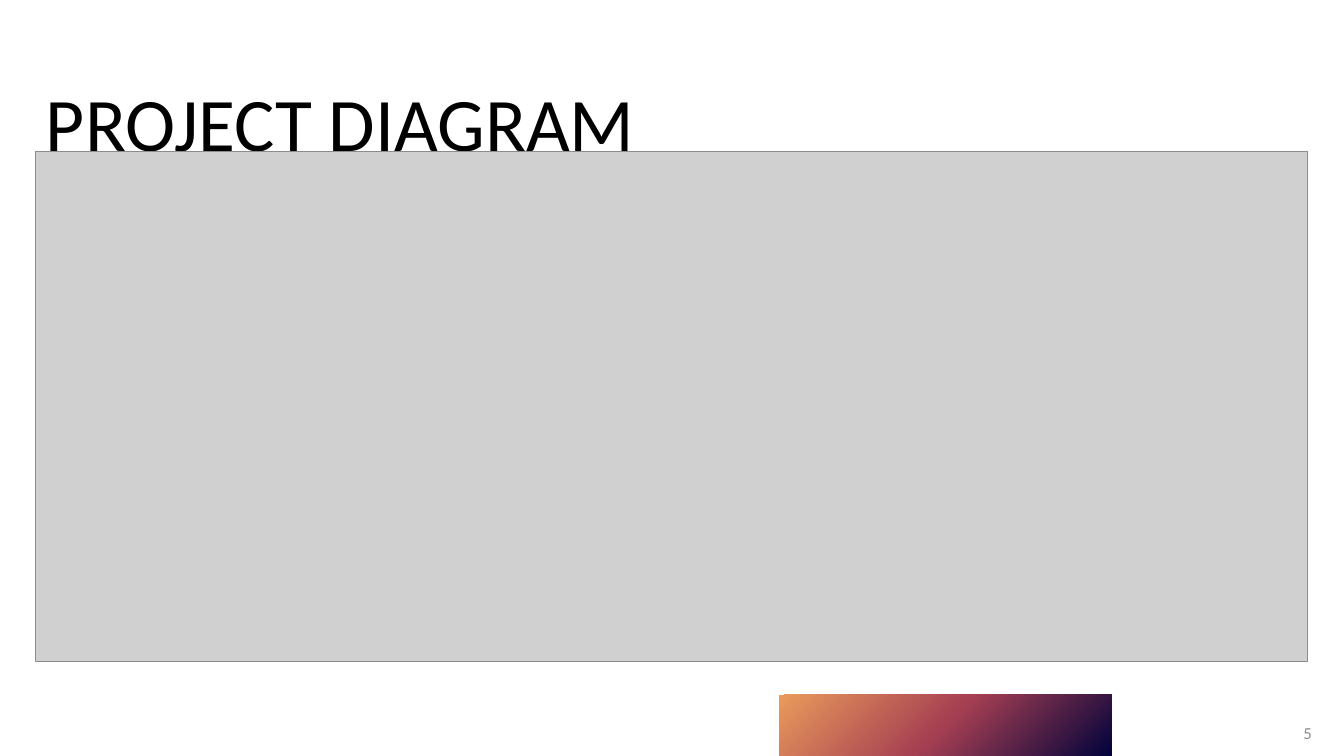
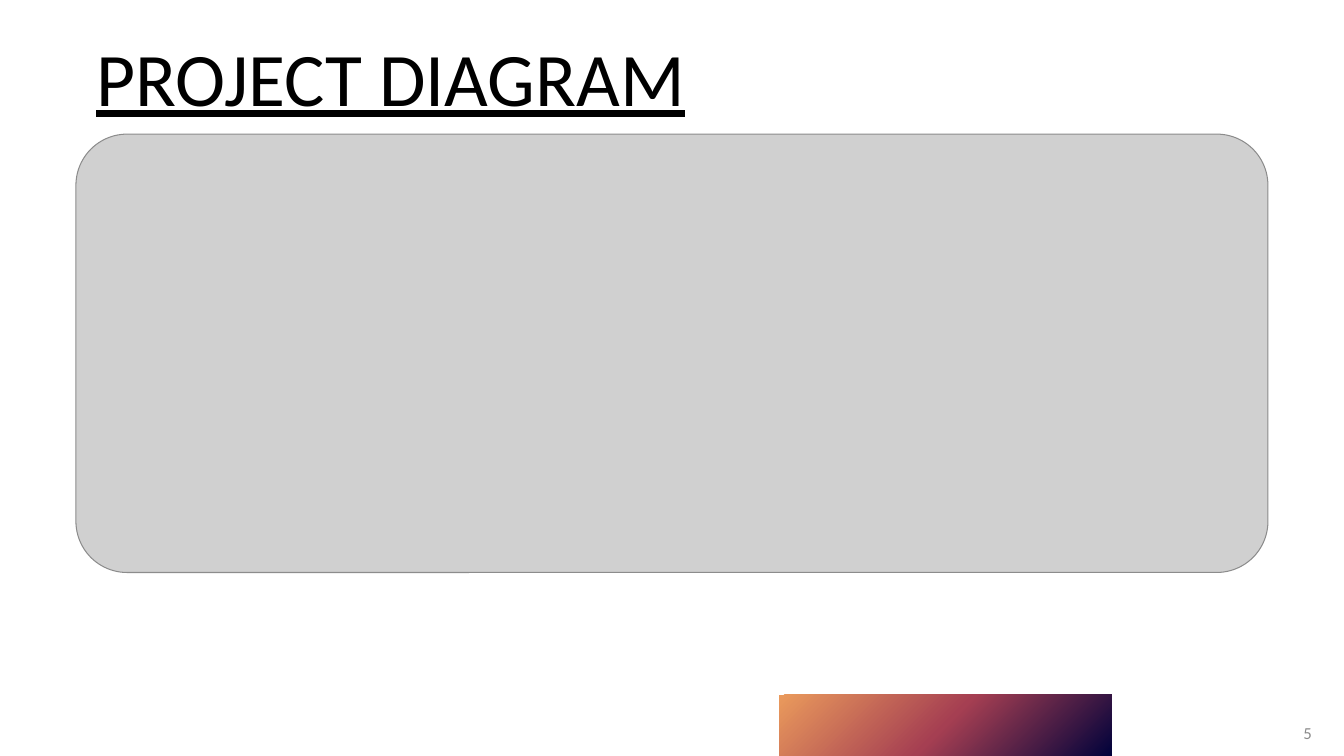
Before and after one commit to rita-s/customer-churn-prediction, a slide deck: slide 5 of Customer Churn Predictions using ml.pptx. Drawn at 1344x756 pixels with LibreOffice and Linux fonts; fonts in the diff are those of the drawing; grey boxes stand for pictures. Boxes give left, top, right and bottom in pixels: in the first picture for what was removed or moved away, otherwise in the second. Text is boxed around its words. In the diff, an @@ line names an element or a change of style, - is before the commit and + after.

Commit message:
Updates + ppt

```diff
--- a/Customer Churn Predictions using ml.pptx
+++ b/Customer Churn Predictions using ml.pptx
@@ title "PROJECT DIAGRAM": place and size @@
-title "PROJECT DIAGRAM" at [46, 102, 634, 168]
+title "PROJECT DIAGRAM" at [96, 57, 684, 117]
@@ title "PROJECT DIAGRAM" at [96, 57, 684, 117]: underline on @@
@@ picture: place and size @@
-picture at [36, 151, 1309, 661]
+picture at [76, 134, 1268, 573]
```
Also in this commit, not shown: 1 other slide changed, 5 slides added, 1 slide removed, 2 other files.
